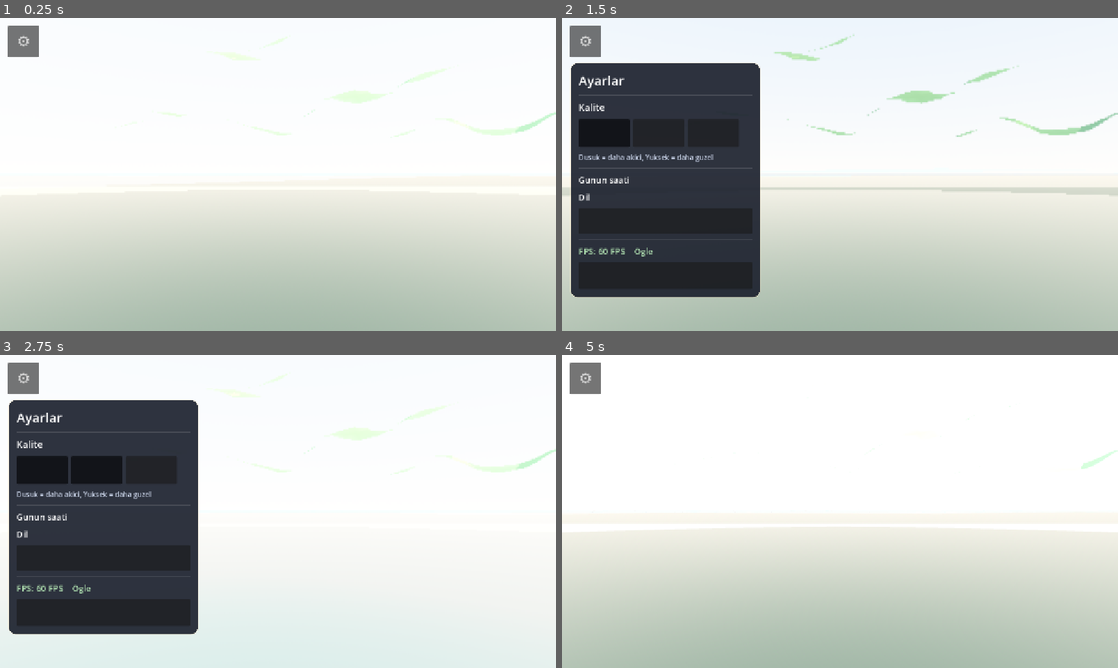
Above: before the commit, frames 1-4 (two rows, left to right).
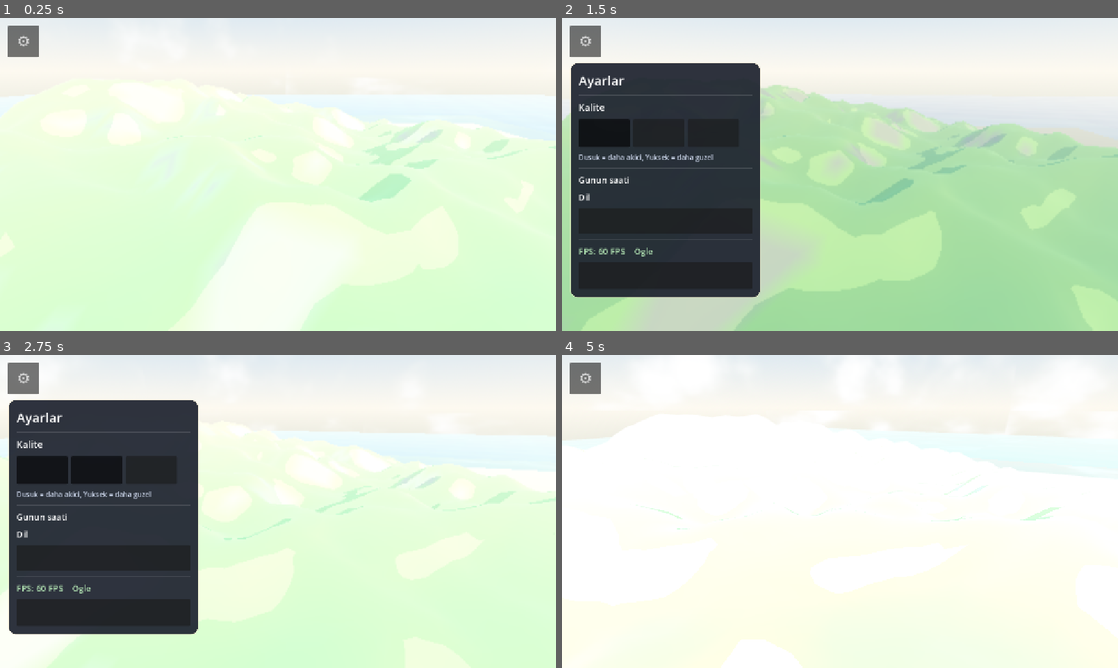
Above: after the commit, the same moments.

Repository: eraslan19j/game
Game: Godot game, scene res://scenes/world/world.tscn
The game is run twice, just before and just after one commit, with the same random seed, the same clock (stepped at 60 frames per second) and the same inputs.
Inputs (mouse positions are in pixels of both pictures, inside the frame that each line leads up to):
- Up to frame 1 (0.25 s): no input
- Up to frame 2 (1.5 s): click "⚙" at 0.5 s; click (606, 133) at 1.27 s
- Up to frame 3 (2.75 s): click (94, 470) at 2.02 s
- Up to frame 4 (5 s): click (712, 470) at 2.77 s; click (667, 558) at 3.5 s; click (667, 611) at 4.27 s

The runs differ from the first frame. In frame 1, 57% of the frame differs, in the area x 0-100%, y 0-100%; in frame 2, 47%; in frame 3, 37%; in frame 4, 41%.
Error before the commit: Parse Error: Identifier "CloudTexture" not declared in the current scope. (res://scripts/world/world.gd:39)
Error after the commit: Invalid assignment of property or key 'text' with value of type 'String' on a base object of type 'Nil'. (res://scripts/ui/settings_menu.gd:169)

Commit message:
Fix: CloudTexture preload ile kullan, ayar menusunde nil korumasi
Co-authored-by: arena-agent <297053741+arena-agent@users.noreply.github.com>

Diff:
--- a/scripts/ui/settings_menu.gd
+++ b/scripts/ui/settings_menu.gd
@@ -155,6 +155,11 @@
 
 
 func _refresh_texts() -> void:
+	# UI henuz kurulmadiysa (veya bir dugum eksikse) sessizce cik.
+	if _title == null or _lbl_quality == null or _close_btn == null:
+		return
+	if _quality_buttons.is_empty() or _lang_btn == null:
+		return
 	var lang := I18N.lang if I18N != null else "tr"
 	_title.text = I18N.get_string("settings") if I18N != null else "Ayarlar"
 	_lbl_quality.text = I18N.get_string("quality")
@@ -165,6 +170,8 @@
 	_close_btn.text = I18N.get_string("close")
 
 	var names := ["quality_low", "quality_medium", "quality_high"]
+	if I18N == null:
+		return
 	for i in _quality_buttons.size():
 		_quality_buttons[i].text = I18N.get_string(names[i])
 		_quality_buttons[i].button_pressed = (i == QualitySettings.level)
--- a/scripts/world/cloud_texture.gd
+++ b/scripts/world/cloud_texture.gd
@@ -1,3 +1,4 @@
+class_name CloudTexture
 extends RefCounted
 ## Bulutlar icin kodla uretilen (prosedurel) gurultu dokusu.
 ## Dis gorsel dosyasi yok; FastNoiseLite + Image kullanilir.
--- a/scripts/world/world.gd
+++ b/scripts/world/world.gd
@@ -1,4 +1,6 @@
 extends Node3D
+
+const CloudTextureGen = preload("res://scripts/world/cloud_texture.gd")
 ## Kucuk Dunya - ada sahnesi.
 ##
 ## Bu script:
@@ -36,7 +38,7 @@
 	# Bulutlar icin prosedurel gurultu dokusu (dis gorsel yok).
 	if _clouds != null and _clouds.material_override is ShaderMaterial:
 		var cloud_mat := _clouds.material_override as ShaderMaterial
-		cloud_mat.set_shader_parameter("cloud_noise", CloudTexture.build())
+		cloud_mat.set_shader_parameter("cloud_noise", CloudTextureGen.build())
 
 	# Su, kiyi derinligini arazi dokusundan okur.
 	_water.setup(
